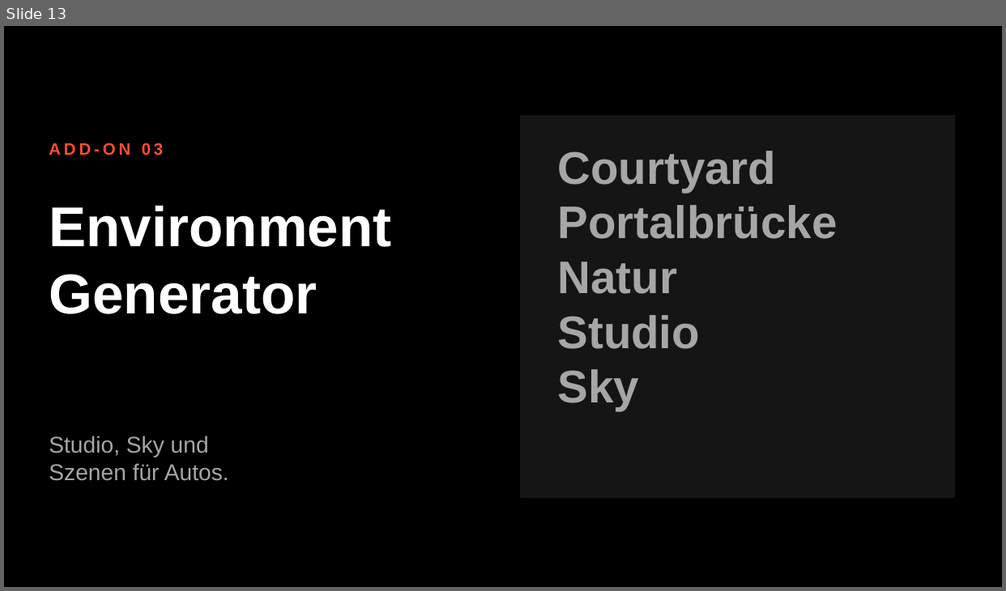
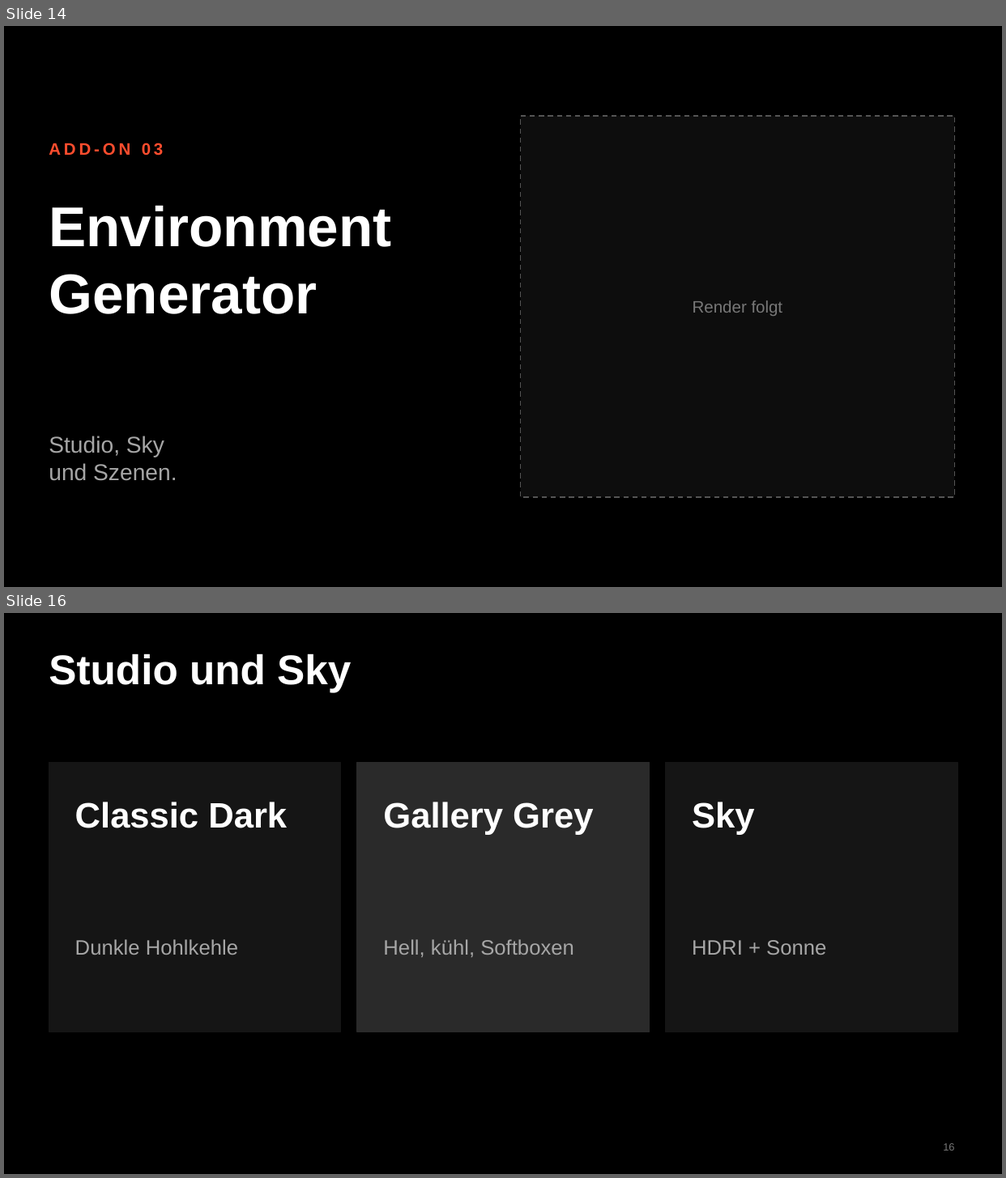
Before and after one commit to 5jn2zm8msr-ship-it/Test01, a slide deck: praesentation/Felgen_Add-ons.pptx. Shown one above the other, each under a label of ours: slide 13 before the commit, slides 14 and 16 after it; the slides between them are not shown. The pictures are 1006x591 and 1006x1178 pixels, drawn with LibreOffice and Linux fonts; fonts in the diff are those of the drawing. Boxes give left, top, right and bottom in pixels: in the first picture for what was removed or moved away, otherwise in the second. Text is boxed around its words. In the diff, an @@ line names an element or a change of style, - is before the commit and + after.

```diff
--- a/praesentation/Felgen_Add-ons.pptx
+++ b/praesentation/Felgen_Add-ons.pptx
@@ slide 16 added at (4,613,1002,1174), background #000000 @@
@@ title added at (49,653,351,692), 40 pt, text #FFFFFF, bold @@
+Studio und Sky
@@ rectangle added at (49,763,341,1033), fill #151515, outline #151515 1 pt @@
@@ rectangle added at (357,763,650,1033), fill #2A2A2A, outline #2A2A2A 1 pt @@
@@ rectangle added at (666,763,957,1033), fill #151515, outline #151515 1 pt @@
@@ text added at (75,802,287,828), 34 pt, text #FFFFFF, bold @@
+Classic Dark
@@ text added at (383,802,593,835), 34 pt, text #FFFFFF, bold @@
+Gallery Grey
@@ text added at (692,802,755,835), 34 pt, text #FFFFFF, bold @@
+Sky
@@ text added at (75,939,238,955), 20 pt, text #A6A6A6 @@
+Dunkle Hohlkehle
@@ text added at (383,939,574,957), 20 pt, text #A6A6A6 @@
+Hell, kühl, Softboxen
@@ text added at (692,940,826,955), 20 pt, text #A6A6A6 @@
+HDRI + Sonne
@@ page number added at (943,1144,954,1151), 10 pt, text #777777 @@
+16
@@ what was slide 13 is now slide 14 @@
@@ slide 14 changed as well @@
@@ rectangle at (521,116,955,497): fill #151515 to #0D0D0D; outline #151515 1 pt to #555555 1.25 pt dashed @@
@@ text "Render folgt" at (692,301,783,316): vertical alignment top to middle @@
@@ text at (692,301,783,316): text changed; size 44 to 16 pt; text colour #A6A6A6 to #777777; bold off @@
-Courtyard
-Portalbrücke
-Natur
-Studio
-Sky
+Render folgt
@@ text at (49,436,177,481): text changed @@
-Studio, Sky und
-Szenen für Autos.
+Studio, Sky
+und Szenen.
```
Also in this commit, not shown: 5 other slides changed, 9 other slides added, 10 slides removed, 1 other file.
